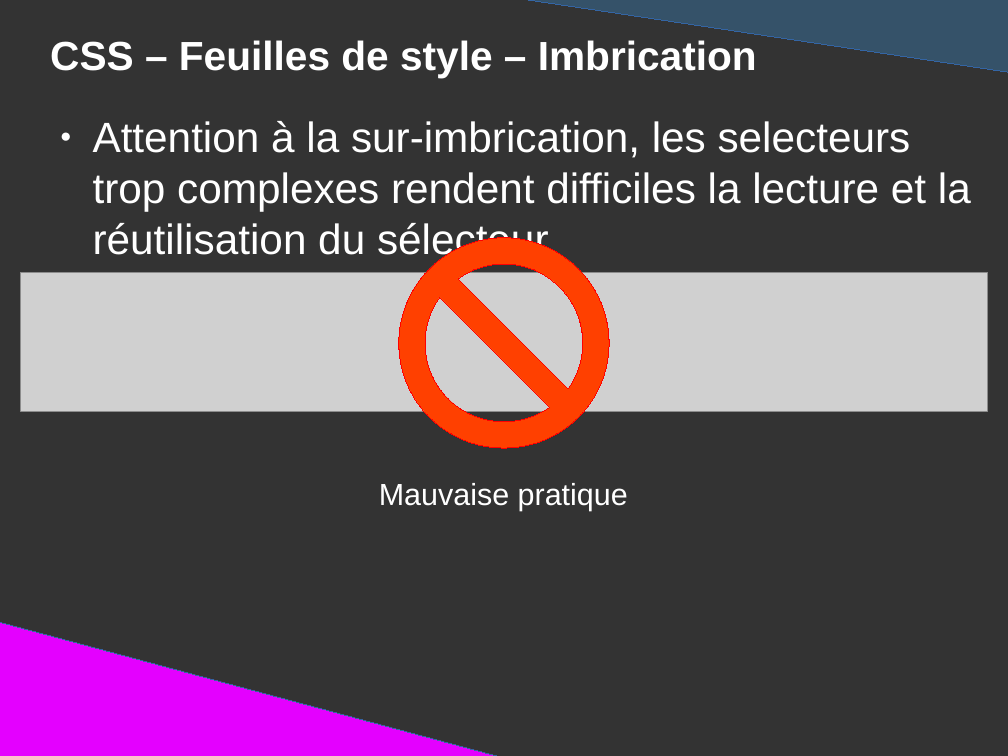
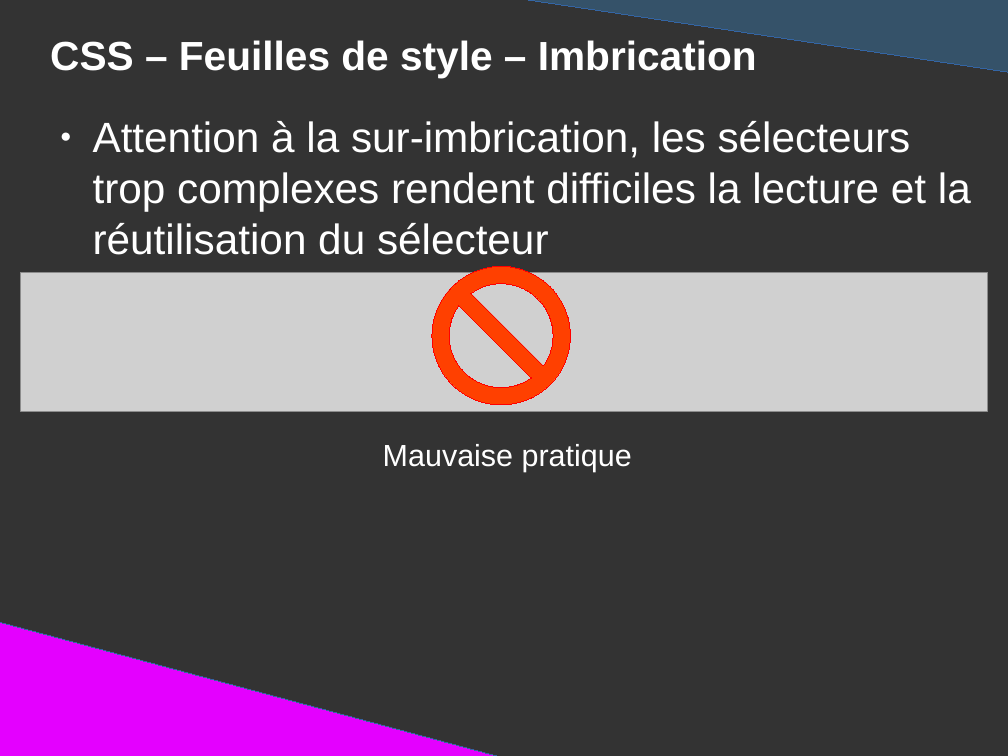
Before and after one commit to DanYellow/presentations, a slide deck: slide 62 of mmi/html/presentation.odp (slide 60 before the commit). Drawn at 1008x756 pixels with LibreOffice and Linux fonts; fonts in the diff are those of the drawing; grey boxes stand for pictures. Boxes give left, top, right and bottom in pixels: in the first picture for what was removed or moved away, otherwise in the second. Text is boxed around its words. In the diff, an @@ line names an element or a change of style, - is before the commit and + after.

```diff
--- a/mmi/html/presentation.odp
+++ b/mmi/html/presentation.odp
@@ text at (93, 121, 971, 255): text changed @@
-● Attention à la sur-imbrication, les selecteurs trop complexes rendent difficiles la lecture et la réutilisation du sélecteur
+● Attention à la sur-imbrication, les sélecteurs trop complexes rendent difficiles la lecture et la réutilisation du sélecteur
@@ no-entry sign: place and size @@
-no-entry sign at (399, 238, 609, 448)
+no-entry sign at (432, 266, 570, 404)
@@ title "Mauvaise pratique": place and size @@
-title "Mauvaise pratique" at (379, 483, 628, 511)
+title "Mauvaise pratique" at (383, 444, 632, 472)
```
Also in this commit, not shown: 19 other slides changed, 2 slides added, 2 other files.
